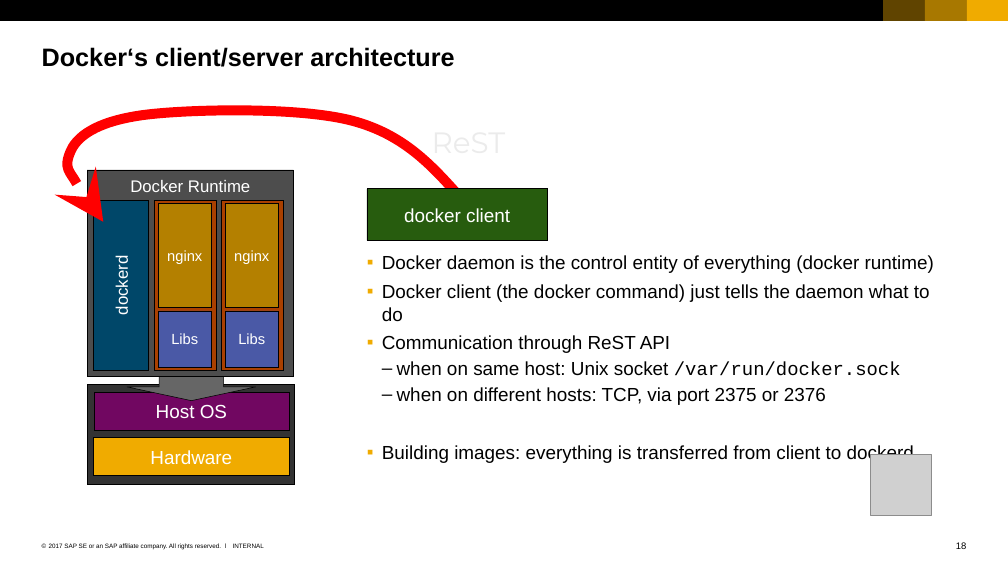
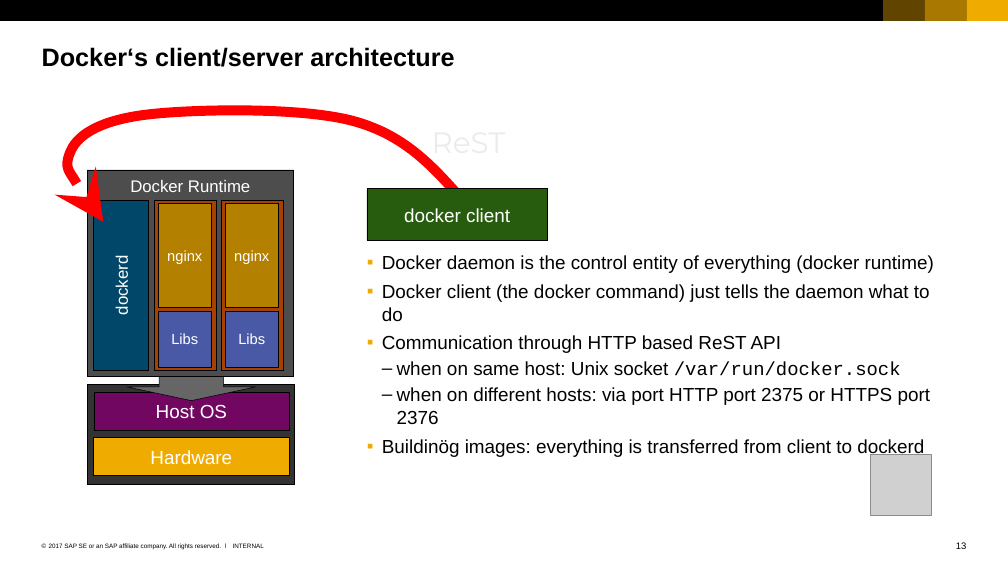
Before and after one commit to cuijiyao01/docker-k8s-training, a slide deck: slide 13 of docker/02_Members_of_docker_universe.pptx (slide 18 before the commit). Drawn at 1008x567 pixels with LibreOffice and Linux fonts; fonts in the diff are those of the drawing; grey boxes stand for pictures. Boxes give left, top, right and bottom in pixels: in the first picture for what was removed or moved away, otherwise in the second. Text is boxed around its words. In the diff, an @@ line names an element or a change of style, - is before the commit and + after.

Commit message:
Some minor things and rework of the image intro

```diff
--- a/docker/02_Members_of_docker_universe.pptx
+++ b/docker/02_Members_of_docker_universe.pptx
@@ text at <box>382,335,781,353</box>: text changed @@
-  ▪ Communication through ReST API
+  ▪ Communication through HTTP based ReST API
@@ text at <box>382,387,931,457</box>: text changed @@
-    – when on different hosts: TCP, via port 2375 or 2376
-  ▪ Building images: everything is transferred from client to dockerd
+    – when on different hosts: via port HTTP port 2375 or HTTPS port 2376
+  ▪ Buildinög images: everything is transferred from client to dockerd
```
Also in this commit, not shown: 3 other slides changed, 6 slides removed.
